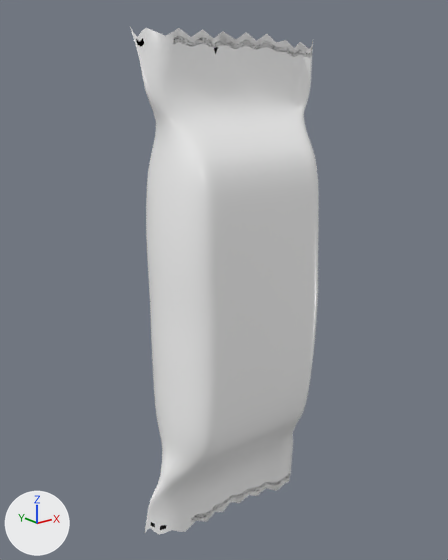
The glTF model public/models/545.glb as it was, and as the next commit left it.
Camera for both pictures: a camera (50 mm lens) standing at (-89.8, -108.5, 48.4) and looking at (-1.3, 2.1, 4.2). Lighting does not change. The marker at lower left points along +X, +Y and +Z. The picture after the commit comes second. Where no turn or scale is listed for an object, it has been applied to the vertices.

Objects in the first picture: '贴图'.
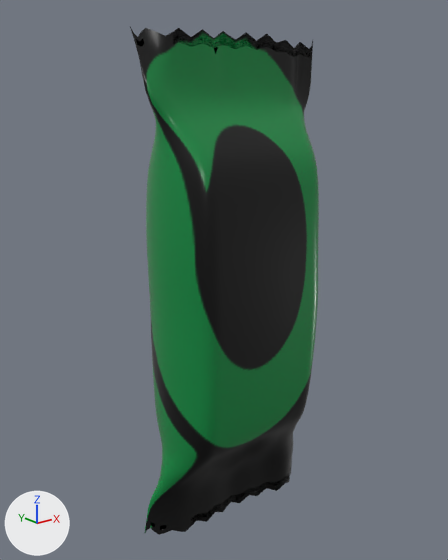
Changed parts and their boxes (x1, y1, x2, y2) in the pictures (448 x 560 px):
'贴图', surface changed (darker): (130, 27, 319, 535) in both

Diff of the bpy script that builds the scene:
```diff
--- a/public/models/545.glb.py
+++ b/public/models/545.glb.py
@@ img_ap_watermark @@
+img_ap_watermark = load_image('AP_Watermark', '_unpacked/AP_Watermark', 300, 222, 'sRGB')
@@ mat_material__27_002 @@
 mat_material__27_002 = principled_material('Material #27.002')
-mat_material__27_002.base_color = (1.0, 1.0, 1.0)  # white #ffffff
+mat_material__27_002.texture = img_ap_watermark
 mat_material__27_002.roughness = 0.276
```
